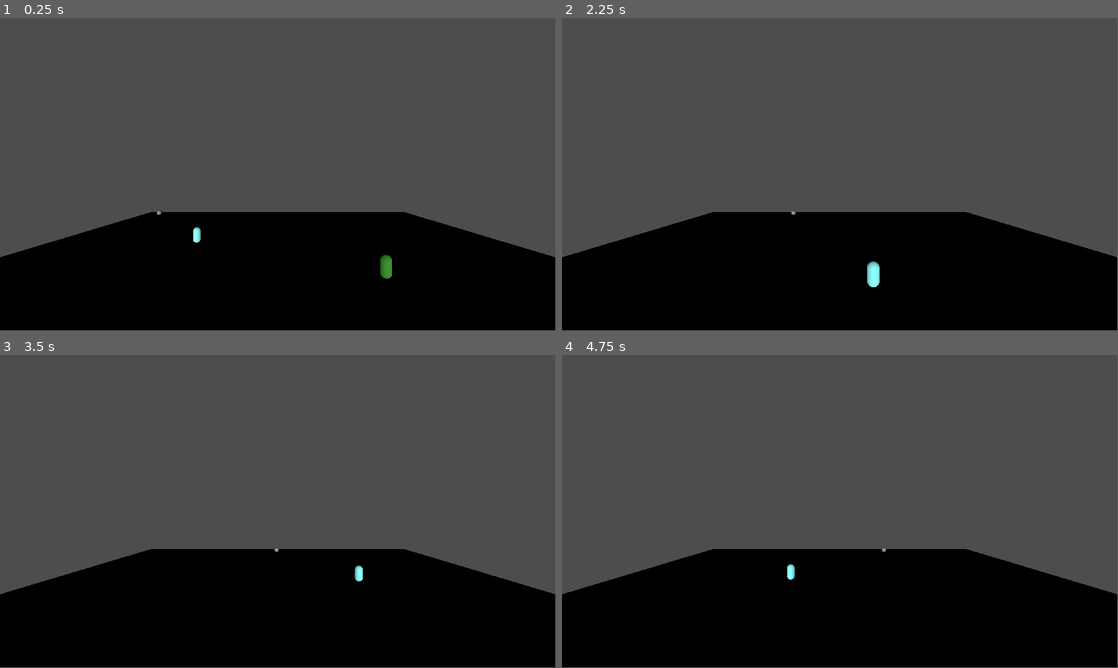
Above: before the commit, frames 1-4 (two rows, left to right).
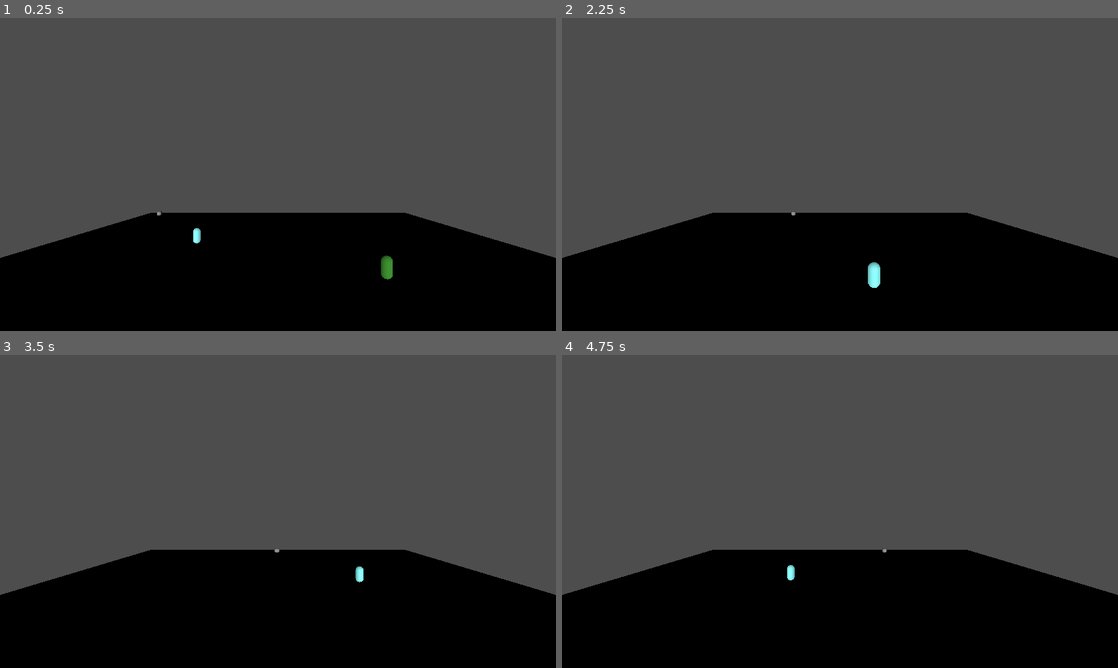
Above: after the commit, the same moments.

Repository: FlyingCowMaster/Shared-Custody
Game: Godot game, scene res://scenes/main.tscn
The game is run twice, just before and just after one commit, with the same random seed, the same clock (stepped at 60 frames per second) and the same inputs.
Inputs:
- Up to frame 1 (0.25 s): no input
- Up to frame 2 (2.25 s): tap Enter at 0.5 s; hold D (move_right) 0.53-1.28 s; hold Down (move_down2) 0.53-1.28 s; hold S (move_down) 1.28-2.03 s; tap Left (move_left2) at 1.35 s; hold D (move_right) from 2.03 s (still down); hold Right (move_right2) from 2.03 s (still down)
- Up to frame 3 (3.5 s): release D (move_right) at 2.78 s; release Right (move_right2) at 2.78 s; hold W (move_up) from 2.78 s (still down); tap Up (move_up2) at 2.85 s
- Up to frame 4 (4.75 s): release W (move_up) at 3.53 s; hold Shift (possesion2) 3.53-4.28 s; hold A (move_left) from 3.53 s (still down); tap Down (move_down2) at 4.35 s
In our replay, the window is 799x449 before the commit and 800x450 after it. These sizes can differ from the game's own. Grey fills any space a smaller window leaves; there, only what the larger window draws over its background counts as a difference.

The runs differ from the first frame. In frame 1, 0.3% of the frame differs, in the area x 0-100%, y 0-84%; in frame 2, 0.3%; in frame 3, 0.3%; in frame 4, 0.3%.

Commit message:
Levels & Organization
I'm pushin

Diff:
--- a/shared-custody/project.godot
+++ b/shared-custody/project.godot
@@ -14,6 +14,10 @@
 run/main_scene="uid://dskd24wir2iks"
 config/features=PackedStringArray("4.5", "GL Compatibility")
 config/icon="res://icon.svg"
+
+[display]
+
+window/stretch/mode="viewport"
 
 [dotnet]
 
--- /dev/null
+++ b/shared-custody/scenes/assets/baby_path.tscn
@@ -0,0 +1,15 @@
+[gd_scene load_steps=3 format=3 uid="uid://bh3qa6guwg7fv"]
+
+[ext_resource type="PackedScene" uid="uid://bs0tan5nouunp" path="res://scenes/characters/baby.tscn" id="1_4gf6o"]
+
+[sub_resource type="Curve3D" id="Curve3D_wl0u2"]
+
+[node name="BabyPath" type="Path3D"]
+curve = SubResource("Curve3D_wl0u2")
+
+[node name="PathFollow3D" type="PathFollow3D" parent="."]
+transform = Transform3D(-0.0018760089, 0, -0.99998206, 0, 1, 0, 0.99998206, 0, -0.0018760089, 0.063165665, 1.7166138e-05, 0.0074710846)
+
+[node name="Baby" parent="PathFollow3D" instance=ExtResource("1_4gf6o")]
+enter_method = "test"
+exit_method = "test"
--- /dev/null
+++ b/shared-custody/scenes/level1.tscn
@@ -0,0 +1,85 @@
+[gd_scene load_steps=5 format=3 uid="uid://cpr3bn875rien"]
+
+[ext_resource type="PackedScene" uid="uid://bs0tan5nouunp" path="res://scenes/characters/baby.tscn" id="1_m7ahb"]
+[ext_resource type="PackedScene" uid="uid://diirsbe27rlth" path="res://scenes/characters/father.tscn" id="2_dwgg1"]
+[ext_resource type="PackedScene" uid="uid://bvs4oj4gdilar" path="res://scenes/characters/mother.tscn" id="3_ru4tf"]
+
+[sub_resource type="Curve3D" id="Curve3D_6sh32"]
+_data = {
+"points": PackedVector3Array(0, 0, 0, 0, 0, 0, 0.063165665, 1.7166138e-05, 0.0074710846, 0, 0, 0, 0, 0, 0, 54.575996, 1.7166138e-05, 0.109745026, 0, 0, 0, 0, 0, 0, 54.371452, 1.7166138e-05, 11.1554985, 0, 0, 0, 0, 0, 0, 0.3699932, 1.7166138e-05, 11.5646, 0, 0, 0, 0, 0, 0, 0.47226906, 1.7166138e-05, 19.337538, 0, 0, 0, 0, 0, 0, 54.575996, 1.7166138e-05, 19.23526, 0, 0, 0, 0, 0, 0, 54.473724, 1.7166138e-05, 26.905924, 0, 0, 0, 0, 0, 0, 0.5745449, 1.7166138e-05, 27.315025, 0, 0, 0, 0, 0, 0, 0.67682076, 1.7166138e-05, 35.29251, 0, 0, 0, 0, 0, 0, 54.9851, 1.7166138e-05, 35.39479, 0, 0, 0, 0, 0, 0, 54.780556, 1.7166138e-05, 42.963173, 0, 0, 0, 0, 0, 0, 0.67682076, 1.7166138e-05, 42.8609, 0, 0, 0, 0, 0, 0, 0.67682076, 1.7166138e-05, 50.940666, 0, 0, 0, 0, 0, 0, 54.780556, 1.7166138e-05, 51.45204, 0, 0, 0, 0, 0, 0, 54.9851, 1.7166138e-05, 58.099945),
+"tilts": PackedFloat32Array(0, 0, 0, 0, 0, 0, 0, 0, 0, 0, 0, 0, 0, 0, 0)
+}
+point_count = 15
+
+[node name="Level 1" type="Node"]
+
+[node name="Camera3D" type="Camera3D" parent="."]
+transform = Transform3D(1, 0, 0, 0, 1, 0, 0, 0, 1, 0, 7.9720917, 17.727484)
+
+[node name="Floors & Walls" type="CSGCombiner3D" parent="."]
+transform = Transform3D(0.6342973, 0, 0, 0, 1, 0, 0, 0, 0.5205656, 0, 0, 0)
+
+[node name="CSGBox3D" type="CSGBox3D" parent="Floors & Walls"]
+transform = Transform3D(67.19275, 0, 0, 0, 1, 0, 0, 0, 96.465485, -5.434106, 0, -0.24765968)
+size = Vector3(0.85302734, 1, 1)
+
+[node name="CSGBox3D2" type="CSGBox3D" parent="Floors & Walls"]
+transform = Transform3D(67.19275, 0, 0, 0, 1, 0, 0, 0, 96.465485, -34.059135, 2.3163452, -0.24765968)
+size = Vector3(0.001, 5.6326904, 1)
+
+[node name="CSGBox3D3" type="CSGBox3D" parent="Floors & Walls"]
+transform = Transform3D(67.19275, 0, 0, 0, 1, 0, 0, 0, 96.465485, 23.448404, 2.3163452, -0.24765968)
+size = Vector3(0.001, 5.6326904, 1)
+
+[node name="CSGBox3D4" type="CSGBox3D" parent="Floors & Walls"]
+transform = Transform3D(-4.034183e-06, 0, 70.231735, 0, 1, 0, -92.29135, 0, -3.0699268e-06, -5.9662457, 2.3163452, -47.855705)
+size = Vector3(0.001, 5.6326904, 0.8432617)
+
+[node name="CSGBox3D5" type="CSGBox3D" parent="Floors & Walls"]
+transform = Transform3D(-4.034183e-06, 0, 70.231735, 0, 1, 0, -92.29135, 0, -3.0699268e-06, -5.876772, 2.3163452, -26.395157)
+size = Vector3(0.001, 5.6326904, 0.8548889)
+
+[node name="CSGBox3D9" type="CSGBox3D" parent="Floors & Walls"]
+transform = Transform3D(-92.29135, 0, -6.1398537e-06, 0, 1, 0, 8.068366e-06, 0, -70.231735, 4.849331, 2.3163452, -1.7794685)
+size = Vector3(0.001, 5.6326904, 0.7048588)
+
+[node name="CSGBox3D11" type="CSGBox3D" parent="Floors & Walls"]
+transform = Transform3D(-92.29135, 0, -6.1398537e-06, 0, 1, 0, 8.068366e-06, 0, -70.231735, -14.878425, 2.3163452, 10.573534)
+size = Vector3(0.001, 5.6326904, 0.35600662)
+
+[node name="CSGBox3D6" type="CSGBox3D" parent="Floors & Walls"]
+transform = Transform3D(-4.034183e-06, 0, 70.231735, 0, 1, 0, -92.29135, 0, -3.0699268e-06, -5.876772, 2.3163452, -2.0970764)
+size = Vector3(0.001, 5.6326904, 0.8548889)
+
+[node name="CSGBox3D8" type="CSGBox3D" parent="Floors & Walls"]
+transform = Transform3D(-4.034183e-06, 0, 70.231735, 0, 1, 0, -92.29135, 0, -3.0699268e-06, -5.876772, 2.3163452, 22.696014)
+size = Vector3(0.001, 5.6326904, 0.8548889)
+
+[node name="CSGBox3D7" type="CSGBox3D" parent="Floors & Walls"]
+transform = Transform3D(-4.034183e-06, 0, 70.231735, 0, 1, 0, -92.29135, 0, -3.0699268e-06, -11.86918, 2.3163452, 46.71527)
+size = Vector3(0.001, 5.6326904, 0.6461754)
+
+[node name="CSGBox3D10" type="CSGBox3D" parent="Floors & Walls"]
+transform = Transform3D(-4.034183e-06, 0, 70.231735, 0, 1, 0, -92.29135, 0, -3.0699268e-06, 20.943432, 2.3163452, 46.71527)
+size = Vector3(0.001, 5.6326904, 0.09055996)
+
+[node name="DirectionalLight3D" type="DirectionalLight3D" parent="."]
+transform = Transform3D(0.57353354, 0, 0.8191821, -0.7579098, 0.37947235, 0.530635, -0.31085694, -0.9252031, 0.21764012, 0, 13.324371, 0)
+
+[node name="Path3D" type="Path3D" parent="."]
+transform = Transform3D(1, 0, 0, 0, 1, 0, 0, 0, 1, -28.2912, 0.45579338, -27.366163)
+curve = SubResource("Curve3D_6sh32")
+
+[node name="PathFollow3D" type="PathFollow3D" parent="Path3D"]
+transform = Transform3D(-0.0018760078, 0, -0.99998146, 0, 1, 0, 0.99998146, 0, -0.0018760078, 0.063165665, 1.7166138e-05, 0.0074710846)
+
+[node name="Baby" parent="Path3D/PathFollow3D" instance=ExtResource("1_m7ahb")]
+node_path = NodePath("../../..")
+enter_method = "test"
+exit_method = "test"
+
+[node name="Father" parent="." instance=ExtResource("2_dwgg1")]
+transform = Transform3D(1, 0, 0, 0, 1, 0, 0, 0, 1, 9.355113, 1, 0.11585617)
+
+[node name="Mother" parent="." instance=ExtResource("3_ru4tf")]
+transform = Transform3D(1, 0, 0, 0, 1, 0, 0, 0, 1, -10.617932, 1, -9.038626)
--- /dev/null
+++ b/shared-custody/scenes/level2.tscn
@@ -0,0 +1,77 @@
+[gd_scene load_steps=5 format=3 uid="uid://c8alkc13kviw2"]
+
+[ext_resource type="PackedScene" uid="uid://bs0tan5nouunp" path="res://scenes/characters/baby.tscn" id="1_4038r"]
+[ext_resource type="PackedScene" uid="uid://diirsbe27rlth" path="res://scenes/characters/father.tscn" id="2_2k3dv"]
+[ext_resource type="PackedScene" uid="uid://bvs4oj4gdilar" path="res://scenes/characters/mother.tscn" id="3_alqfr"]
+
+[sub_resource type="Curve3D" id="Curve3D_yqkch"]
+_data = {
+"points": PackedVector3Array(0, 0, 0, 0, 0, 0, 0.063165665, 1.7166138e-05, 0.0074710846, 0, 0, 0, 0, 0, 0, 54.575996, 1.7166138e-05, 0.109745026, 0, 0, 0, 0, 0, 0, 54.371452, 1.7166138e-05, 11.1554985, 0, 0, 0, 0, 0, 0, 0.3699932, 1.7166138e-05, 11.5646, 0, 0, 0, 0, 0, 0, 0.47226906, 1.7166138e-05, 19.337538, 0, 0, 0, 0, 0, 0, 54.575996, 1.7166138e-05, 19.23526, 0, 0, 0, 0, 0, 0, 54.473724, 1.7166138e-05, 26.905924, 0, 0, 0, 0, 0, 0, 0.5745449, 1.7166138e-05, 27.315025, 0, 0, 0, 0, 0, 0, 0.67682076, 1.7166138e-05, 35.29251, 0, 0, 0, 0, 0, 0, 54.9851, 1.7166138e-05, 35.39479, 0, 0, 0, 0, 0, 0, 54.780556, 1.7166138e-05, 42.963173, 0, 0, 0, 0, 0, 0, 0.67682076, 1.7166138e-05, 42.8609, 0, 0, 0, 0, 0, 0, 0.67682076, 1.7166138e-05, 50.940666, 0, 0, 0, 0, 0, 0, 54.780556, 1.7166138e-05, 51.45204, 0, 0, 0, 0, 0, 0, 54.9851, 1.7166138e-05, 58.099945),
+"tilts": PackedFloat32Array(0, 0, 0, 0, 0, 0, 0, 0, 0, 0, 0, 0, 0, 0, 0)
+}
+point_count = 15
+
+[node name="Level 2" type="Node"]
+
+[node name="Camera3D" type="Camera3D" parent="."]
+transform = Transform3D(1, 0, 0, 0, 1, 0, 0, 0, 1, 0, 7.9720917, 17.727484)
+
+[node name="Floors & Walls" type="CSGCombiner3D" parent="."]
+transform = Transform3D(0.6342973, 0, 0, 0, 1, 0, 0, 0, 0.5205656, 0, 0, 0)
+
+[node name="CSGBox3D" type="CSGBox3D" parent="Floors & Walls"]
+transform = Transform3D(67.19275, 0, 0, 0, 1, 0, 0, 0, 96.465485, -5.434106, 0, -0.24765968)
+size = Vector3(0.85302734, 1, 1)
+
+[node name="CSGBox3D2" type="CSGBox3D" parent="Floors & Walls"]
+transform = Transform3D(67.19275, 0, 0, 0, 1, 0, 0, 0, 96.465485, -34.059135, 2.3163452, -0.24765968)
+size = Vector3(0.001, 5.6326904, 1)
+
+[node name="CSGBox3D3" type="CSGBox3D" parent="Floors & Walls"]
+transform = Transform3D(67.19275, 0, 0, 0, 1, 0, 0, 0, 96.465485, 23.448404, 2.3163452, -0.24765968)
+size = Vector3(0.001, 5.6326904, 1)
+
+[node name="CSGBox3D4" type="CSGBox3D" parent="Floors & Walls"]
+transform = Transform3D(-4.034183e-06, 0, 70.231735, 0, 1, 0, -92.29135, 0, -3.0699268e-06, -5.9662457, 2.3163452, -47.855705)
+size = Vector3(0.001, 5.6326904, 0.8432617)
+
+[node name="CSGBox3D5" type="CSGBox3D" parent="Floors & Walls"]
+transform = Transform3D(92.291374, 0, 2.273737e-13, 0, 1, 0, 0, 0, 70.231735, 1.1124107, 2.3163452, -0.17670338)
+size = Vector3(0.001, 5.6326904, 1.3532257)
+
+[node name="CSGBox3D6" type="CSGBox3D" parent="Floors & Walls"]
+transform = Transform3D(-4.0341847e-06, 0, 70.23175, 0, 1, 0, -92.29138, 0, -3.069928e-06, 12.193544, 2.3163452, -6.259686)
+size = Vector3(0.001, 5.6326904, 0.32332802)
+
+[node name="CSGBox3D9" type="CSGBox3D" parent="Floors & Walls"]
+transform = Transform3D(-4.0341847e-06, 0, 70.23175, 0, 1, 0, -92.29138, 0, -3.069928e-06, -16.473795, 2.3163452, 7.122867)
+size = Vector3(0.001, 5.6326904, 0.5021248)
+
+[node name="CSGBox3D8" type="CSGBox3D" parent="Floors & Walls"]
+transform = Transform3D(-4.0341847e-06, 0, 70.23175, 0, 1, 0, -92.29138, 0, -3.069928e-06, -16.473797, 2.3163452, -20.858816)
+size = Vector3(0.001, 5.6326904, 0.5021248)
+
+[node name="CSGBox3D7" type="CSGBox3D" parent="Floors & Walls"]
+transform = Transform3D(-4.034183e-06, 0, 70.23175, 0, 1, 0, -92.29138, 0, -3.069928e-06, -5.6267447, 2.3163452, 46.71528)
+size = Vector3(0.001, 5.6326904, 0.8239422)
+
+[node name="DirectionalLight3D" type="DirectionalLight3D" parent="."]
+transform = Transform3D(0.57353354, 0, 0.8191821, -0.7579098, 0.37947235, 0.530635, -0.31085694, -0.9252031, 0.21764012, 0, 13.324371, 0)
+
+[node name="Path3D" type="Path3D" parent="."]
+transform = Transform3D(1, 0, 0, 0, 1, 0, 0, 0, 1, -28.2912, 0.45579338, -27.366163)
+curve = SubResource("Curve3D_yqkch")
+
+[node name="PathFollow3D" type="PathFollow3D" parent="Path3D"]
+transform = Transform3D(-0.0018760078, 0, -0.99998146, 0, 1, 0, 0.99998146, 0, -0.0018760078, 0.063165665, 1.7166138e-05, 0.0074710846)
+
+[node name="Baby" parent="Path3D/PathFollow3D" instance=ExtResource("1_4038r")]
+node_path = NodePath("../../..")
+enter_method = "test"
+exit_method = "test"
+
+[node name="Father" parent="." instance=ExtResource("2_2k3dv")]
+transform = Transform3D(1, 0, 0, 0, 1, 0, 0, 0, 1, 9.355113, 1, 0.11585617)
+
+[node name="Mother" parent="." instance=ExtResource("3_alqfr")]
+transform = Transform3D(1, 0, 0, 0, 1, 0, 0, 0, 1, -10.617932, 1, -9.038626)
--- /dev/null
+++ b/shared-custody/scenes/level3.tscn
@@ -0,0 +1,69 @@
+[gd_scene load_steps=5 format=3 uid="uid://hhvqqi6qehdi"]
+
+[ext_resource type="PackedScene" uid="uid://bs0tan5nouunp" path="res://scenes/characters/baby.tscn" id="1_qyetb"]
+[ext_resource type="PackedScene" uid="uid://diirsbe27rlth" path="res://scenes/characters/father.tscn" id="2_jyq2n"]
+[ext_resource type="PackedScene" uid="uid://bvs4oj4gdilar" path="res://scenes/characters/mother.tscn" id="3_7uttt"]
+
+[sub_resource type="Curve3D" id="Curve3D_6lxtr"]
+_data = {
+"points": PackedVector3Array(0, 0, 0, 0, 0, 0, 0.063165665, 1.7166138e-05, 0.0074710846, 0, 0, 0, 0, 0, 0, 54.575996, 1.7166138e-05, 0.109745026, 0, 0, 0, 0, 0, 0, 54.371452, 1.7166138e-05, 11.1554985, 0, 0, 0, 0, 0, 0, 0.3699932, 1.7166138e-05, 11.5646, 0, 0, 0, 0, 0, 0, 0.47226906, 1.7166138e-05, 19.337538, 0, 0, 0, 0, 0, 0, 54.575996, 1.7166138e-05, 19.23526, 0, 0, 0, 0, 0, 0, 54.473724, 1.7166138e-05, 26.905924, 0, 0, 0, 0, 0, 0, 0.5745449, 1.7166138e-05, 27.315025, 0, 0, 0, 0, 0, 0, 0.67682076, 1.7166138e-05, 35.29251, 0, 0, 0, 0, 0, 0, 54.9851, 1.7166138e-05, 35.39479, 0, 0, 0, 0, 0, 0, 54.780556, 1.7166138e-05, 42.963173, 0, 0, 0, 0, 0, 0, 0.67682076, 1.7166138e-05, 42.8609, 0, 0, 0, 0, 0, 0, 0.67682076, 1.7166138e-05, 50.940666, 0, 0, 0, 0, 0, 0, 54.780556, 1.7166138e-05, 51.45204, 0, 0, 0, 0, 0, 0, 54.9851, 1.7166138e-05, 58.099945),
+"tilts": PackedFloat32Array(0, 0, 0, 0, 0, 0, 0, 0, 0, 0, 0, 0, 0, 0, 0)
+}
+point_count = 15
+
+[node name="Level 3" type="Node"]
+
+[node name="Camera3D" type="Camera3D" parent="."]
+transform = Transform3D(1, 0, 0, 0, 1, 0, 0, 0, 1, 0, 7.9720917, 17.727484)
+
+[node name="Floors & Walls" type="CSGCombiner3D" parent="."]
+transform = Transform3D(0.7611568, 0, 0, 0, 1, 0, 0, 0, 0.5205656, 0, 0, 0)
+
+[node name="CSGBox3D" type="CSGBox3D" parent="Floors & Walls"]
+transform = Transform3D(67.19275, 0, 0, 0, 1, 0, 0, 0, 96.465485, -5.434106, 0, -0.24765968)
+size = Vector3(0.85302734, 1, 1)
+
+[node name="CSGBox3D2" type="CSGBox3D" parent="Floors & Walls"]
+transform = Transform3D(67.19275, 0, 0, 0, 1, 0, 0, 0, 96.465485, -34.059135, 2.3163452, -0.24765968)
+size = Vector3(0.001, 5.6326904, 1)
+
+[node name="CSGBox3D3" type="CSGBox3D" parent="Floors & Walls"]
+transform = Transform3D(67.19275, 0, 0, 0, 1, 0, 0, 0, 96.465485, 23.448404, 2.3163452, -0.24765968)
+size = Vector3(0.001, 5.6326904, 1)
+
+[node name="CSGBox3D4" type="CSGBox3D" parent="Floors & Walls"]
+transform = Transform3D(-4.034183e-06, 0, 70.231735, 0, 1, 0, -92.29135, 0, -3.0699268e-06, -5.9662457, 2.3163452, -47.855705)
+size = Vector3(0.001, 5.6326904, 0.8432617)
+
+[node name="CSGBox3D5" type="CSGBox3D" parent="Floors & Walls"]
+transform = Transform3D(92.291374, 0, 2.273737e-13, 0, 1, 0, 0, 0, 70.231735, -4.6737123, 2.3163452, -0.17670338)
+size = Vector3(0.001, 5.6326904, 1.3532257)
+
+[node name="CSGBox3D8" type="CSGBox3D" parent="Floors & Walls"]
+transform = Transform3D(-4.0341847e-06, 0, 70.23175, 0, 1, 0, -92.29138, 0, -3.069928e-06, -19.343922, 2.3163452, -1.4824181)
+size = Vector3(0.001, 5.6326904, 0.42039204)
+
+[node name="CSGBox3D7" type="CSGBox3D" parent="Floors & Walls"]
+transform = Transform3D(-4.034183e-06, 0, 70.23175, 0, 1, 0, -92.29138, 0, -3.069928e-06, -5.6267447, 2.3163452, 46.71528)
+size = Vector3(0.001, 5.6326904, 0.8239422)
+
+[node name="DirectionalLight3D" type="DirectionalLight3D" parent="."]
+transform = Transform3D(0.57353354, 0, 0.8191821, -0.7579098, 0.37947235, 0.530635, -0.31085694, -0.9252031, 0.21764012, 0, 13.324371, 0)
+
+[node name="Path3D" type="Path3D" parent="."]
+transform = Transform3D(1, 0, 0, 0, 1, 0, 0, 0, 1, -28.2912, 0.45579338, -27.366163)
+curve = SubResource("Curve3D_6lxtr")
+
+[node name="PathFollow3D" type="PathFollow3D" parent="Path3D"]
+transform = Transform3D(-0.0018760078, 0, -0.99998146, 0, 1, 0, 0.99998146, 0, -0.0018760078, 0.063165665, 1.7166138e-05, 0.0074710846)
+
+[node name="Baby" parent="Path3D/PathFollow3D" instance=ExtResource("1_qyetb")]
+node_path = NodePath("../../..")
+enter_method = "test"
+exit_method = "test"
+
+[node name="Father" parent="." instance=ExtResource("2_jyq2n")]
+transform = Transform3D(1, 0, 0, 0, 1, 0, 0, 0, 1, 9.355113, 1, 0.11585617)
+
+[node name="Mother" parent="." instance=ExtResource("3_7uttt")]
+transform = Transform3D(1, 0, 0, 0, 1, 0, 0, 0, 1, -10.617932, 1, -9.038626)
--- /dev/null
+++ b/shared-custody/scenes/level4.tscn
@@ -0,0 +1,61 @@
+[gd_scene load_steps=5 format=3 uid="uid://b1kedhuodfydf"]
+
+[ext_resource type="PackedScene" uid="uid://bs0tan5nouunp" path="res://scenes/characters/baby.tscn" id="1_8y2od"]
+[ext_resource type="PackedScene" uid="uid://diirsbe27rlth" path="res://scenes/characters/father.tscn" id="2_u23xw"]
+[ext_resource type="PackedScene" uid="uid://bvs4oj4gdilar" path="res://scenes/characters/mother.tscn" id="3_kq3r6"]
+
+[sub_resource type="Curve3D" id="Curve3D_im88e"]
+_data = {
+"points": PackedVector3Array(0, 0, 0, 0, 0, 0, 0.063165665, 1.7166138e-05, 0.0074710846, 0, 0, 0, 0, 0, 0, 54.575996, 1.7166138e-05, 0.109745026, 0, 0, 0, 0, 0, 0, 54.371452, 1.7166138e-05, 11.1554985, 0, 0, 0, 0, 0, 0, 0.3699932, 1.7166138e-05, 11.5646, 0, 0, 0, 0, 0, 0, 0.47226906, 1.7166138e-05, 19.337538, 0, 0, 0, 0, 0, 0, 54.575996, 1.7166138e-05, 19.23526, 0, 0, 0, 0, 0, 0, 54.473724, 1.7166138e-05, 26.905924, 0, 0, 0, 0, 0, 0, 0.5745449, 1.7166138e-05, 27.315025, 0, 0, 0, 0, 0, 0, 0.67682076, 1.7166138e-05, 35.29251, 0, 0, 0, 0, 0, 0, 54.9851, 1.7166138e-05, 35.39479, 0, 0, 0, 0, 0, 0, 54.780556, 1.7166138e-05, 42.963173, 0, 0, 0, 0, 0, 0, 0.67682076, 1.7166138e-05, 42.8609, 0, 0, 0, 0, 0, 0, 0.67682076, 1.7166138e-05, 50.940666, 0, 0, 0, 0, 0, 0, 54.780556, 1.7166138e-05, 51.45204, 0, 0, 0, 0, 0, 0, 54.9851, 1.7166138e-05, 58.099945),
+"tilts": PackedFloat32Array(0, 0, 0, 0, 0, 0, 0, 0, 0, 0, 0, 0, 0, 0, 0)
+}
+point_count = 15
+
+[node name="Level 4" type="Node"]
+
+[node name="Camera3D" type="Camera3D" parent="."]
+transform = Transform3D(1, 0, 0, 0, 1, 0, 0, 0, 1, 0, 7.9720917, 17.727484)
+
+[node name="Floors & Walls" type="CSGCombiner3D" parent="."]
+transform = Transform3D(0.8829473, 0, 0, 0, 1, 0, 0, 0, 0.5205656, 0, 0, 0)
+
+[node name="CSGBox3D" type="CSGBox3D" parent="Floors & Walls"]
+transform = Transform3D(67.19275, 0, 0, 0, 1, 0, 0, 0, 96.465485, -5.434106, 0, -0.24765968)
+size = Vector3(0.85302734, 1, 1)
+
+[node name="CSGBox3D2" type="CSGBox3D" parent="Floors & Walls"]
+transform = Transform3D(67.19275, 0, 0, 0, 1, 0, 0, 0, 96.465485, -34.059135, 2.3163452, -0.24765968)
+size = Vector3(0.001, 5.6326904, 1)
+
+[node name="CSGBox3D3" type="CSGBox3D" parent="Floors & Walls"]
+transform = Transform3D(67.19275, 0, 0, 0, 1, 0, 0, 0, 96.465485, 23.448404, 2.3163452, -0.24765968)
+size = Vector3(0.001, 5.6326904, 1)
+
+[node name="CSGBox3D4" type="CSGBox3D" parent="Floors & Walls"]
+transform = Transform3D(-4.034183e-06, 0, 70.231735, 0, 1, 0, -92.29135, 0, -3.0699268e-06, -5.9662457, 2.3163452, -47.855705)
+size = Vector3(0.001, 5.6326904, 0.8432617)
+
+[node name="CSGBox3D7" type="CSGBox3D" parent="Floors & Walls"]
+transform = Transform3D(-4.034183e-06, 0, 70.23175, 0, 1, 0, -92.29138, 0, -3.069928e-06, -5.6267447, 2.3163452, 46.71528)
+size = Vector3(0.001, 5.6326904, 0.8239422)
+
+[node name="DirectionalLight3D" type="DirectionalLight3D" parent="."]
+transform = Transform3D(0.57353354, 0, 0.8191821, -0.7579098, 0.37947235, 0.530635, -0.31085694, -0.9252031, 0.21764012, 0, 13.324371, 0)
+
+[node name="Path3D" type="Path3D" parent="."]
+transform = Transform3D(1, 0, 0, 0, 1, 0, 0, 0, 1, -28.2912, 0.45579338, -27.366163)
+curve = SubResource("Curve3D_im88e")
+
+[node name="PathFollow3D" type="PathFollow3D" parent="Path3D"]
+transform = Transform3D(-0.0018760079, 0, -0.9999815, 0, 1, 0, 0.9999815, 0, -0.0018760079, 0.063165665, 1.7166138e-05, 0.0074710846)
+
+[node name="Baby" parent="Path3D/PathFollow3D" instance=ExtResource("1_8y2od")]
+node_path = NodePath("../../..")
+enter_method = "test"
+exit_method = "test"
+
+[node name="Father" parent="." instance=ExtResource("2_u23xw")]
+transform = Transform3D(1, 0, 0, 0, 1, 0, 0, 0, 1, 9.355113, 1, 0.11585617)
+
+[node name="Mother" parent="." instance=ExtResource("3_kq3r6")]
+transform = Transform3D(1, 0, 0, 0, 1, 0, 0, 0, 1, -10.617932, 1, -9.038626)
--- /dev/null
+++ b/shared-custody/scenes/tutorial.tscn
@@ -0,0 +1,88 @@
+[gd_scene load_steps=5 format=3 uid="uid://cmjxurx3qflen"]
+
+[ext_resource type="PackedScene" uid="uid://bs0tan5nouunp" path="res://scenes/characters/baby.tscn" id="1_ph3nu"]
+[ext_resource type="PackedScene" uid="uid://diirsbe27rlth" path="res://scenes/characters/father.tscn" id="2_4kmhl"]
+[ext_resource type="PackedScene" uid="uid://bvs4oj4gdilar" path="res://scenes/characters/mother.tscn" id="3_cq4me"]
+
+[sub_resource type="Curve3D" id="Curve3D_6yjpi"]
+_data = {
+"points": PackedVector3Array(0, 0, 0, 0, 0, 0, 0.063165665, 1.7166138e-05, 0.0074710846, 0, 0, 0, 0, 0, 0, 54.575996, 1.7166138e-05, 0.109745026, 0, 0, 0, 0, 0, 0, 54.371452, 1.7166138e-05, 11.1554985, 0, 0, 0, 0, 0, 0, 0.3699932, 1.7166138e-05, 11.5646, 0, 0, 0, 0, 0, 0, 0.47226906, 1.7166138e-05, 19.337538, 0, 0, 0, 0, 0, 0, 54.575996, 1.7166138e-05, 19.23526, 0, 0, 0, 0, 0, 0, 54.473724, 1.7166138e-05, 26.905924, 0, 0, 0, 0, 0, 0, 0.5745449, 1.7166138e-05, 27.315025, 0, 0, 0, 0, 0, 0, 0.67682076, 1.7166138e-05, 35.29251, 0, 0, 0, 0, 0, 0, 54.9851, 1.7166138e-05, 35.39479, 0, 0, 0, 0, 0, 0, 54.780556, 1.7166138e-05, 42.963173, 0, 0, 0, 0, 0, 0, 0.67682076, 1.7166138e-05, 42.8609, 0, 0, 0, 0, 0, 0, 0.67682076, 1.7166138e-05, 50.940666, 0, 0, 0, 0, 0, 0, 54.780556, 1.7166138e-05, 51.45204, 0, 0, 0, 0, 0, 0, 54.9851, 1.7166138e-05, 58.099945),
+"tilts": PackedFloat32Array(0, 0, 0, 0, 0, 0, 0, 0, 0, 0, 0, 0, 0, 0, 0)
+}
+point_count = 15
+
+[node name="Tutorial" type="Node"]
+
+[node name="Camera3D" type="Camera3D" parent="."]
+transform = Transform3D(1, 0, 0, 0, 1, 0, 0, 0, 1, 0, 7.9720917, 17.727484)
+
+[node name="Floors & Walls" type="CSGCombiner3D" parent="."]
+
+[node name="CSGBox3D" type="CSGBox3D" parent="Floors & Walls"]
+transform = Transform3D(44.795166, 0, 0, 0, 1, 0, 0, 0, 72.91662, -5.073825, 0, 0.079248905)
+size = Vector3(0.85302734, 1, 1)
+
+[node name="CSGBox3D2" type="CSGBox3D" parent="Floors & Walls"]
+transform = Transform3D(44.795166, 0, 0, 0, 1, 0, 0, 0, 72.91662, -24.157177, 2.3163452, 0.079248905)
+size = Vector3(0.001, 5.6326904, 1)
+
+[node name="CSGBox3D3" type="CSGBox3D" parent="Floors & Walls"]
+transform = Transform3D(44.795166, 0, 0, 0, 1, 0, 0, 0, 72.91662, 14.181183, 2.3163452, 0.079248905)
+size = Vector3(0.001, 5.6326904, 1)
+
+[node name="CSGBox3D4" type="CSGBox3D" parent="Floors & Walls"]
+transform = Transform3D(-3.0849633e-06, 0, 46.280952, 0, 1, 0, -70.57574, 0, -2.0230048e-06, -5.4285846, 2.3163452, -36.3269)
+size = Vector3(0.001, 5.6326904, 0.8432617)
+
+[node name="CSGBox3D5" type="CSGBox3D" parent="Floors & Walls"]
+transform = Transform3D(-3.0849633e-06, 0, 46.280952, 0, 1, 0, -70.57574, 0, -2.0230048e-06, -12.139192, 2.3163452, -15.739007)
+size = Vector3(0.001, 5.6326904, 0.5623169)
+
+[node name="CSGBox3D11" type="CSGBox3D" parent="Floors & Walls"]
+transform = Transform3D(-44.795166, 0, -6.374574e-06, 0, 1, 0, 3.9161177e-06, 0, -72.91662, -4.8317194, 2.3163452, -11.145987)
+size = Vector3(0.001, 5.6326904, 0.11716461)
+
+[node name="CSGBox3D12" type="CSGBox3D" parent="Floors & Walls"]
+transform = Transform3D(-44.795166, 0, -6.374574e-06, 0, 1, 0, 3.9161177e-06, 0, -72.91662, -4.8317194, 2.3163452, 4.857338)
+size = Vector3(0.001, 5.6326904, 0.110206604)
+
+[node name="CSGBox3D8" type="CSGBox3D" parent="Floors & Walls"]
+transform = Transform3D(-3.0849633e-06, 0, 46.280952, 0, 1, 0, -70.57574, 0, -2.0230048e-06, 10.6357, 2.3163452, -15.739007)
+size = Vector3(0.001, 5.6326904, 0.15205383)
+
+[node name="CSGBox3D9" type="CSGBox3D" parent="Floors & Walls"]
+transform = Transform3D(-3.0849633e-06, 0, 46.280952, 0, 1, 0, -70.57574, 0, -2.0230048e-06, -21.145, 2.3163452, 8.691158)
+size = Vector3(0.001, 5.6326904, 0.13847733)
+
+[node name="CSGBox3D6" type="CSGBox3D" parent="Floors & Walls"]
+transform = Transform3D(-3.0849633e-06, 0, 46.280952, 0, 1, 0, -70.57574, 0, -2.0230048e-06, 1.575428, 2.3163452, 8.41035)
+size = Vector3(0.001, 5.6326904, 0.55833435)
+
+[node name="CSGBox3D7" type="CSGBox3D" parent="Floors & Walls"]
+transform = Transform3D(-3.0849633e-06, 0, 46.280952, 0, 1, 0, -70.57574, 0, -2.0230048e-06, -12.183121, 2.3163452, 36.227367)
+size = Vector3(0.001, 5.6326904, 0.5257492)
+
+[node name="CSGBox3D10" type="CSGBox3D" parent="Floors & Walls"]
+transform = Transform3D(-3.0849633e-06, 0, 46.280952, 0, 1, 0, -70.57574, 0, -2.0230048e-06, 10.651171, 2.3163452, 36.227367)
+size = Vector3(0.001, 5.6326904, 0.1491375)
+
+[node name="DirectionalLight3D" type="DirectionalLight3D" parent="."]
+transform = Transform3D(0.57353354, 0, 0.8191821, -0.7579098, 0.37947235, 0.530635, -0.31085694, -0.9252031, 0.21764012, 0, 13.324371, 0)
+
+[node name="Path3D" type="Path3D" parent="."]
+transform = Transform3D(1, 0, 0, 0, 1, 0, 0, 0, 1, -28.2912, 0.45579338, -27.366163)
+curve = SubResource("Curve3D_6yjpi")
+
+[node name="PathFollow3D" type="PathFollow3D" parent="Path3D"]
+transform = Transform3D(-0.001876008, 0, -0.9999816, 0, 1, 0, 0.9999816, 0, -0.001876008, 0.063165665, 1.7166138e-05, 0.0074710846)
+
+[node name="Baby" parent="Path3D/PathFollow3D" instance=ExtResource("1_ph3nu")]
+node_path = NodePath("../../..")
+enter_method = "test"
+exit_method = "test"
+
+[node name="Father" parent="." instance=ExtResource("2_4kmhl")]
+transform = Transform3D(1, 0, 0, 0, 1, 0, 0, 0, 1, 9.355113, 1, 0.11585617)
+
+[node name="Mother" parent="." instance=ExtResource("3_cq4me")]
+transform = Transform3D(1, 0, 0, 0, 1, 0, 0, 0, 1, -10.617932, 1, -9.038626)
Renamed: shared-custody/scenes/baby_collider.tscn -> shared-custody/scenes/assets/baby_collider.tscn
Renamed: shared-custody/scenes/box.tscn -> shared-custody/scenes/assets/box.tscn
Renamed: shared-custody/scenes/danger_areas.tscn -> shared-custody/scenes/assets/danger_areas.tscn
Not shown: 1 places in shared-custody/scenes/assets/danger_objects.tscn that only renumber resources
